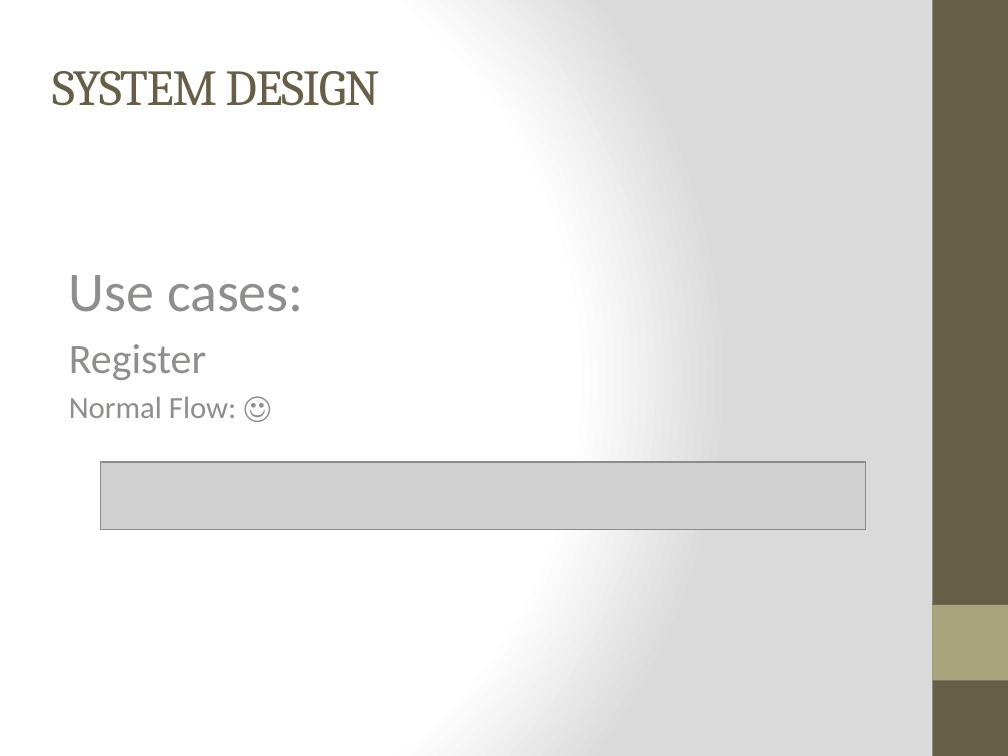
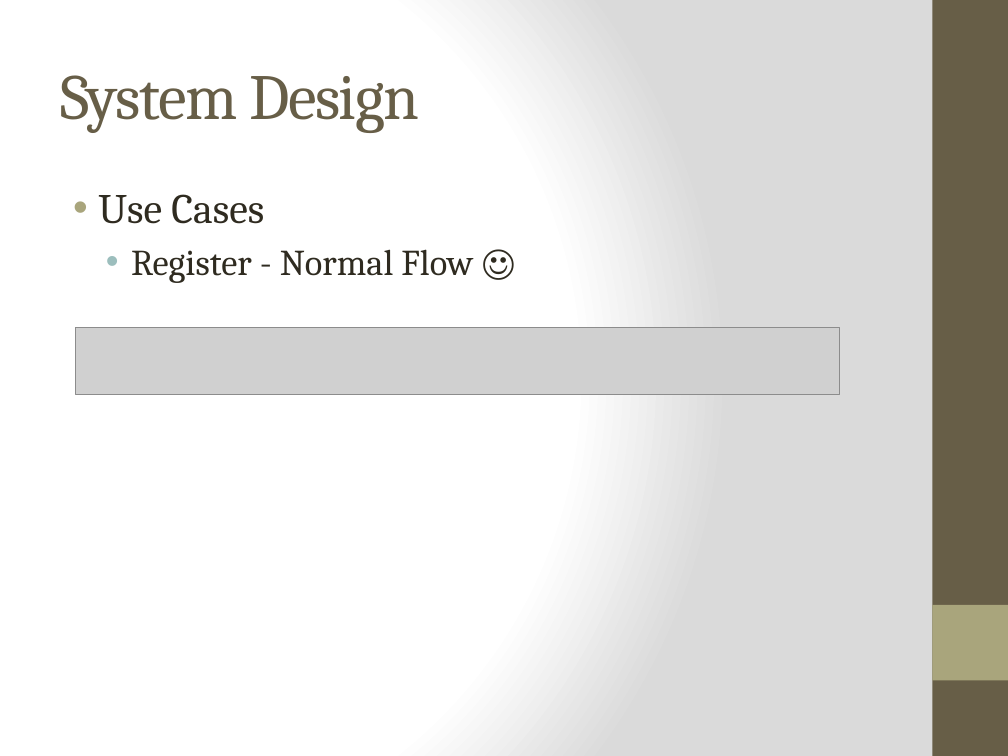
Before and after one commit to WesleyTrescott/MVC-Capstone, a slide deck: slide 20 of Design Specification/Design Specification.pptx (slide 16 before the commit). Drawn at 1008x756 pixels with LibreOffice and Linux fonts; fonts in the diff are those of the drawing; grey boxes stand for pictures. Boxes give left, top, right and bottom in pixels: in the first picture for what was removed or moved away, otherwise in the second. Text is boxed around its words. In the diff, an @@ line names an element or a change of style, - is before the commit and + after.

Commit message:
Updated design document & ppt
updated use cases, added use case diagram, updated ppt

```diff
--- a/Design Specification/Design Specification.pptx
+++ b/Design Specification/Design Specification.pptx
@@ title "System Design" at bbox=[60, 75, 419, 133]: vertical alignment top to middle @@
@@ title at bbox=[60, 75, 419, 133]: text changed; size 36 to 46 pt @@
-SYSTEM DESIGN
+System Design
@@ text "Use Cases" at bbox=[98, 194, 473, 283]: vertical alignment bottom to top @@
@@ text at bbox=[98, 194, 473, 283]: text changed; size 22 to 26 pt; font Calibri to Cambria; text colour #8F8F8D to #2F2B20 @@
-Use cases:
-Register
-Normal Flow: ☺
+• Use Cases
+  • Register - Normal Flow ☺
@@ picture: place and size @@
-picture at bbox=[101, 462, 865, 529]
+picture at bbox=[76, 328, 840, 395]
```
Also in this commit, not shown: 4 other slides changed, 6 slides added, 4 slides removed, 2 other files.
